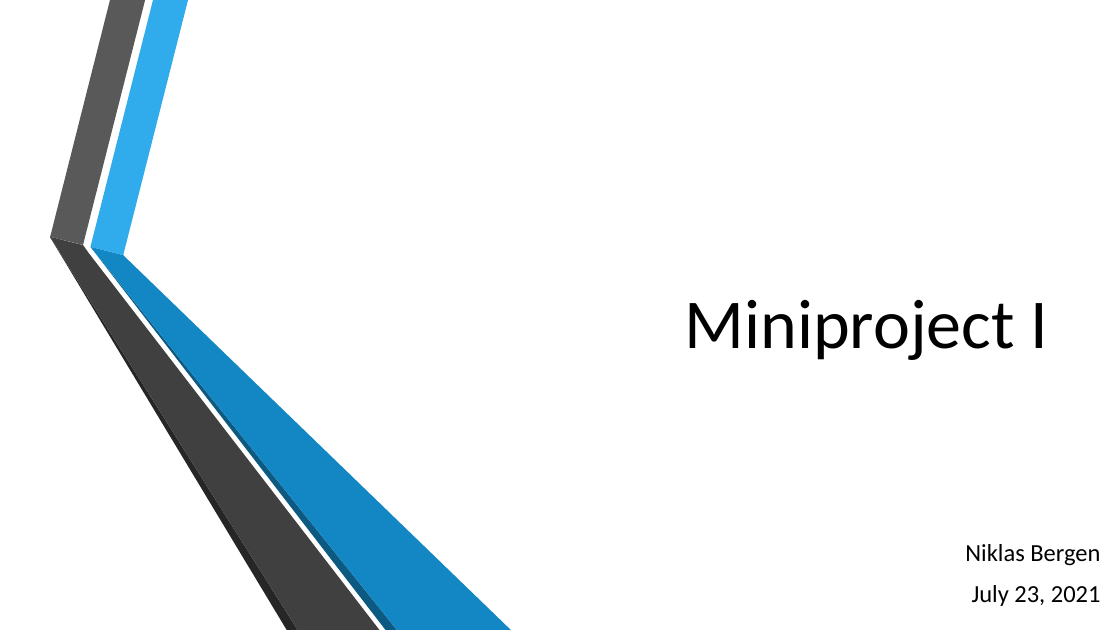
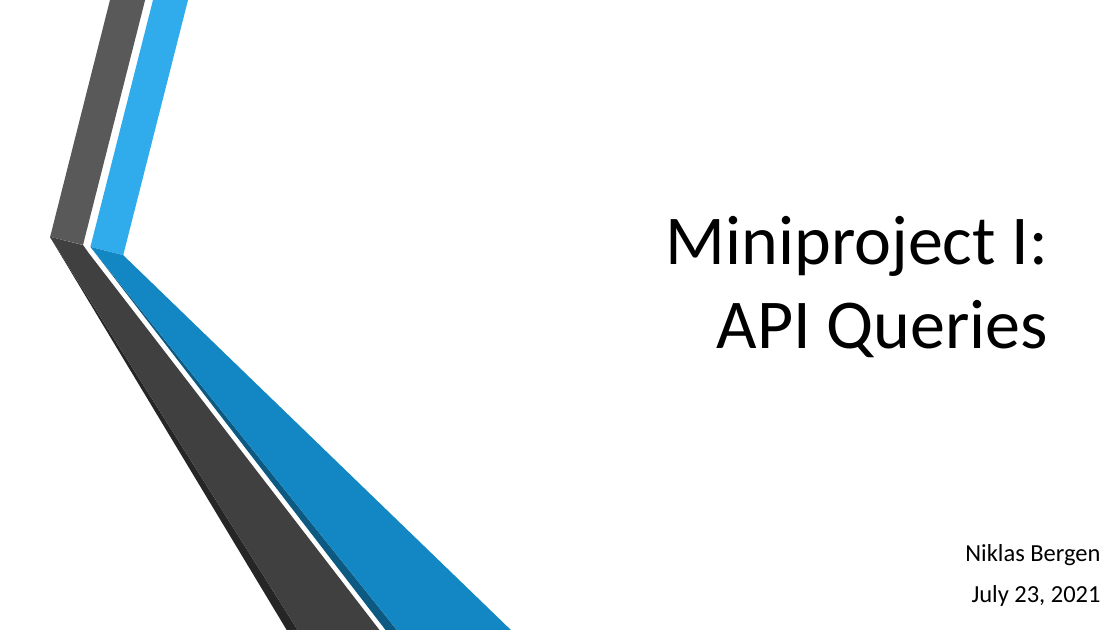
Before and after one commit to NB094/lighthouse-data-notes, a slide deck: slide 1 of Week_1/Day_4/Transport for London API Miniproject.pptx. Drawn at 1120x630 pixels with LibreOffice and Linux fonts; fonts in the diff are those of the drawing; background and template pictures are left out. Boxes give left, top, right and bottom in pixels: in the first picture for what was removed or moved away, otherwise in the second. Text is boxed around its words. In the diff, an @@ line names an element or a change of style, - is before the commit and + after.

```diff
--- a/Week_1/Day_4/Transport for London API Miniproject.pptx
+++ b/Week_1/Day_4/Transport for London API Miniproject.pptx
@@ title at bbox=[666, 216, 1048, 358]: text changed @@
-Miniproject I
+Miniproject I:
+API Queries
```
Also in this commit, not shown: 2 other files.
